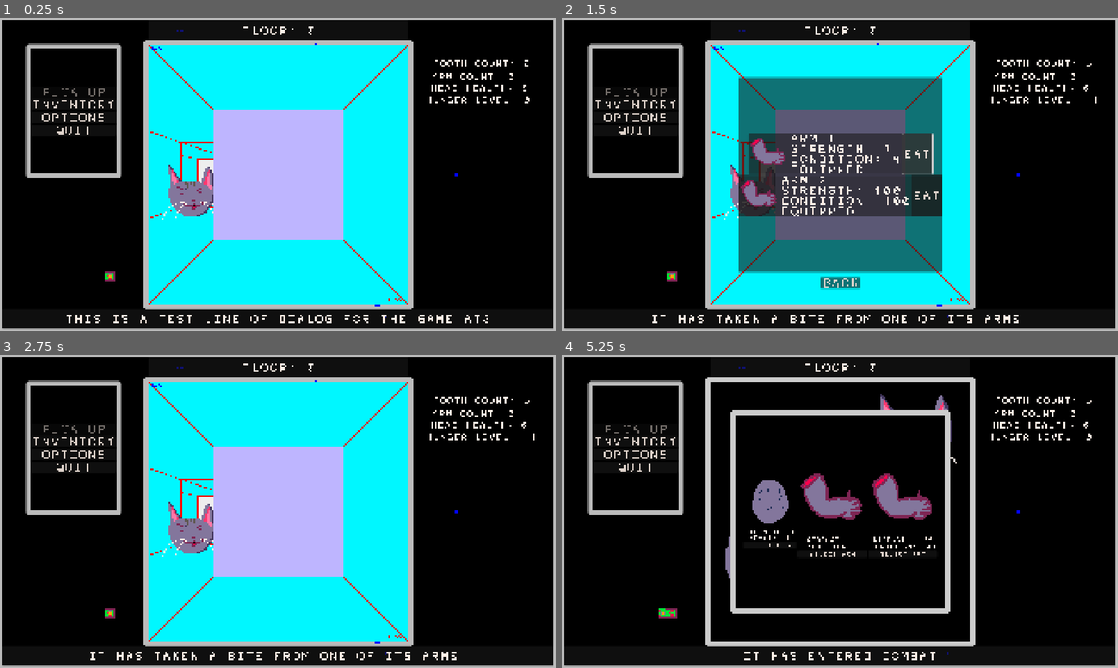
Above: before the commit, frames 1-4 (two rows, left to right).
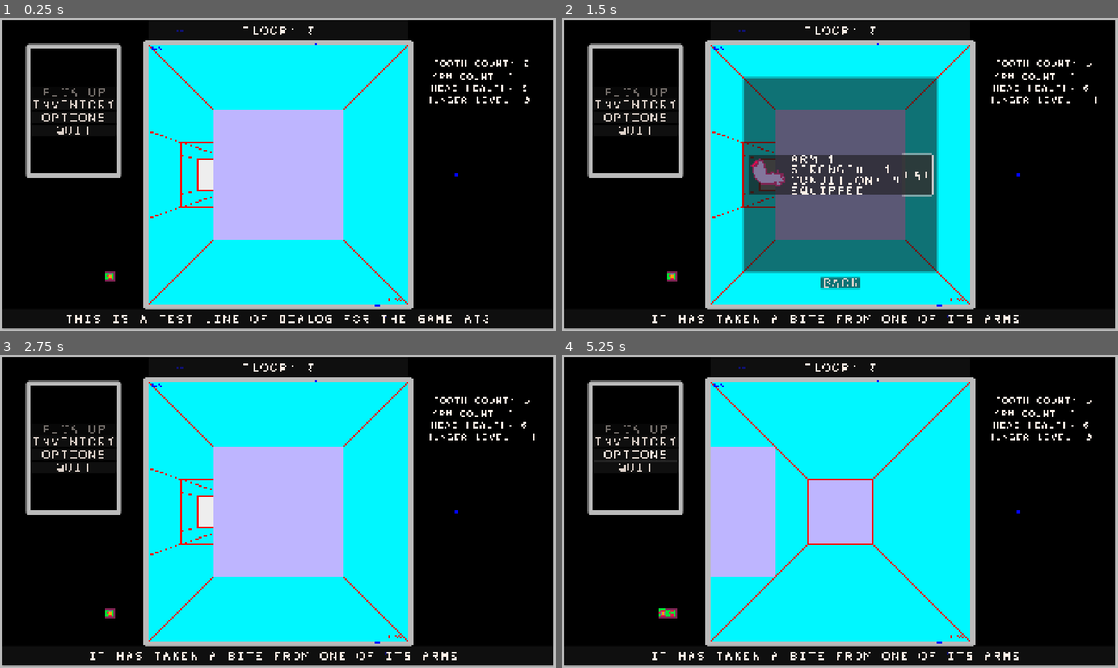
Above: after the commit, the same moments.

Repository: sym-z/arm-to-the-teeth
Game: Godot game, scene res://scenes/testing_level/testing_level.tscn
Same seed, same stepped clock (60 frames per second), same inputs: the game is played once before the commit and once after it. The project has no main scene, so this scene is started directly.
Inputs (mouse positions are in pixels of both pictures, inside the frame that each line leads up to):
- Up to frame 1 (0.25 s): no input
- Up to frame 2 (1.5 s): click "INVENTORY" at 0.5 s; click "EAT" at 1.25 s
- Up to frame 3 (2.75 s): click "BACK" at 2 s
- Up to frame 4 (5.25 s): click "OPTIONS" at 2.75 s; move the mouse to (962, 495) at 3.52 s; hold D (turn_right) 3.53-4.28 s; click (962, 495) at 3.67 s; move the mouse to (728, 527) at 4.27 s; hold S (move_back) 4.28-5 s; click (806, 611) at 5 s, where only the run before the commit has a clickable "ATTACK"

The runs differ from the first frame. In frame 1, 0.9% of the frame differs, in the area x 29-93%, y 17-65%; in frame 2, 7.4%; in frame 3, 0.9%; in frame 4, 39%, in the area x 5-93%, y 8-98%.

Commit message:
Turned off wait time after player damage selection

Diff:
--- a/src/prefabs/ui/combat_viewport/combat_viewport.gd
+++ b/src/prefabs/ui/combat_viewport/combat_viewport.gd
@@ -344,9 +344,10 @@
 	# Re-Enable inventory use after damage is applied
 	root_ui.inventory_button.disabled = false
 	check_player_death()
-	#TODO: Use timer, then go to attack/run
+	# Go to attack/run right after damage application
 	if player_dead == false:
-		create_timer(3.5, show_player_turn_start)
+		#create_timer(3.5, show_player_turn_start)
+		show_player_turn_start()
 
 func damage_arm(a: Arm):
 	if Globals.verbose_console:
@@ -356,8 +357,8 @@
 		root_ui.arm_fully_eaten(a)
 	# Re-Enable inventory use after damage is applied
 	root_ui.inventory_button.disabled = false
-	#TODO: Use timer, then go to attack/run
-	create_timer(3.5, show_player_turn_start)
+	# Go to attack/run right after damage application
+	show_player_turn_start()
 	#endregion
 	#region Combat Ending State
 func check_player_death():
--- a/src/scripts/globals.gd
+++ b/src/scripts/globals.gd
@@ -1,7 +1,7 @@
 extends Node
 
 var debug : bool = false
-var debug_combat : bool = true
+var debug_combat : bool = false
 var verbose_console : bool = true
 
 const NORTH : int = 8
